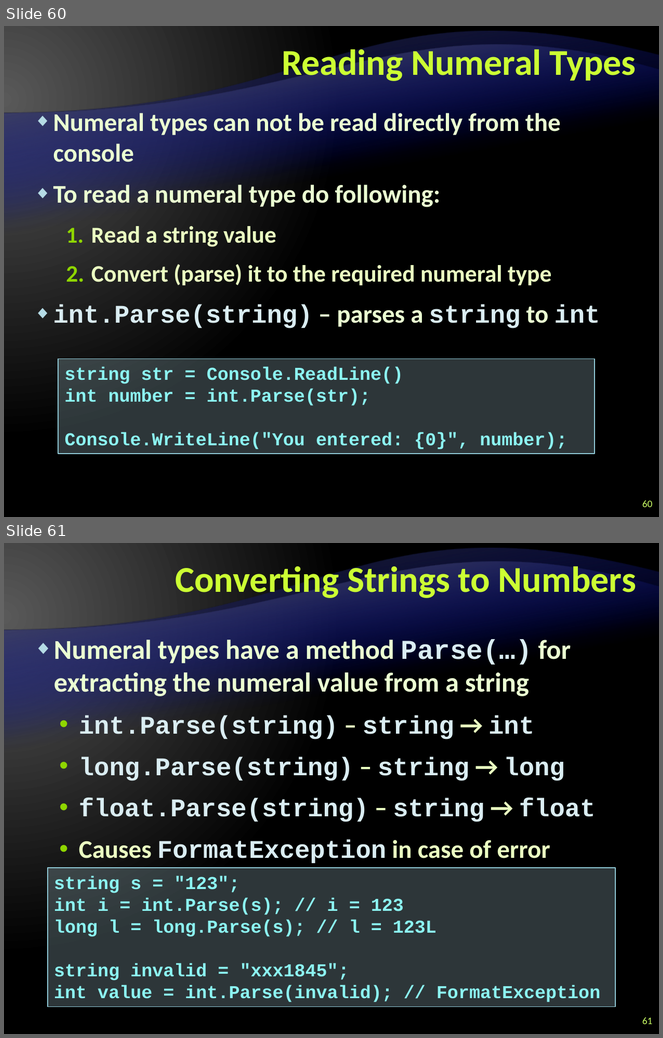
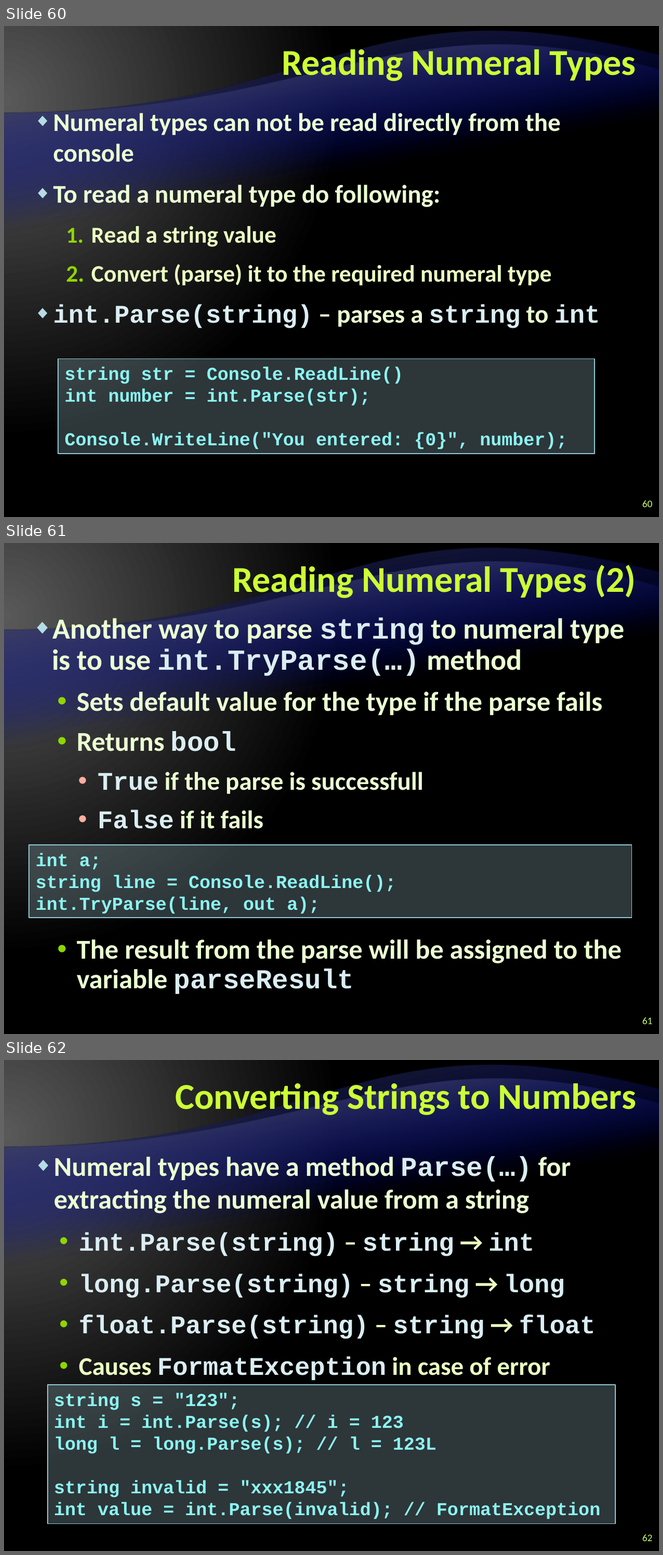
Before and after one commit to Graveheart/aspnetcourse, a slide deck: 2010/lectures/2. CSharp Language Overview - Part I.pptx. Shown one above the other, each under a label of ours: slides 60 and 61 before the commit, slides 60, 61 and 62 after it. The pictures are 663x1038 and 663x1555 pixels, drawn with LibreOffice and Linux fonts; fonts in the diff are those of the drawing; background and template pictures are left out. Boxes give left, top, right and bottom in pixels: in the first picture for what was removed or moved away, otherwise in the second. Text is boxed around its words. In the diff, an @@ line names an element or a change of style, - is before the commit and + after.

```diff
--- a/2010/lectures/2. CSharp Language Overview - Part I.pptx
+++ b/2010/lectures/2. CSharp Language Overview - Part I.pptx
@@ slide 61 added at (4, 543, 659, 1034), background gradient #595959 to #000000; not listed: 2 template elements that a slide beside it also shows @@
@@ title added at (232, 562, 636, 601), 40 pt, text #CCFF33, bold @@
+Reading Numeral Types (2)
@@ text added at (52, 614, 625, 829), 32 pt, text #EBFFD2, bold @@
+◆ Another way to parse string to numeral type is to use int.TryParse(…) method
+  • Sets default value for the type if the parse fails
+  • Returns bool
+    • True if the parse is successfull
+    • False if it fails
@@ rectangle added at (29, 845, 632, 918), fill #B5DBE5 at 25% opacity, outline #90CAD7 1 pt, 20 pt, text #8CF4F2, bold @@
+int a;
+string line = Console.ReadLine();
+int.TryParse(line, out a);
@@ text added at (77, 940, 622, 994), 30 pt, text #EBFFD2, bold @@
+  • The result from the parse will be assigned to the variable parseResult
@@ page number added at (643, 1018, 652, 1025), 11 pt, text #CCFF66 @@
+61
@@ what was slide 61 is now slide 62 @@
@@ page number at (643, 1535, 652, 1542): text changed @@
-61
+62
```
